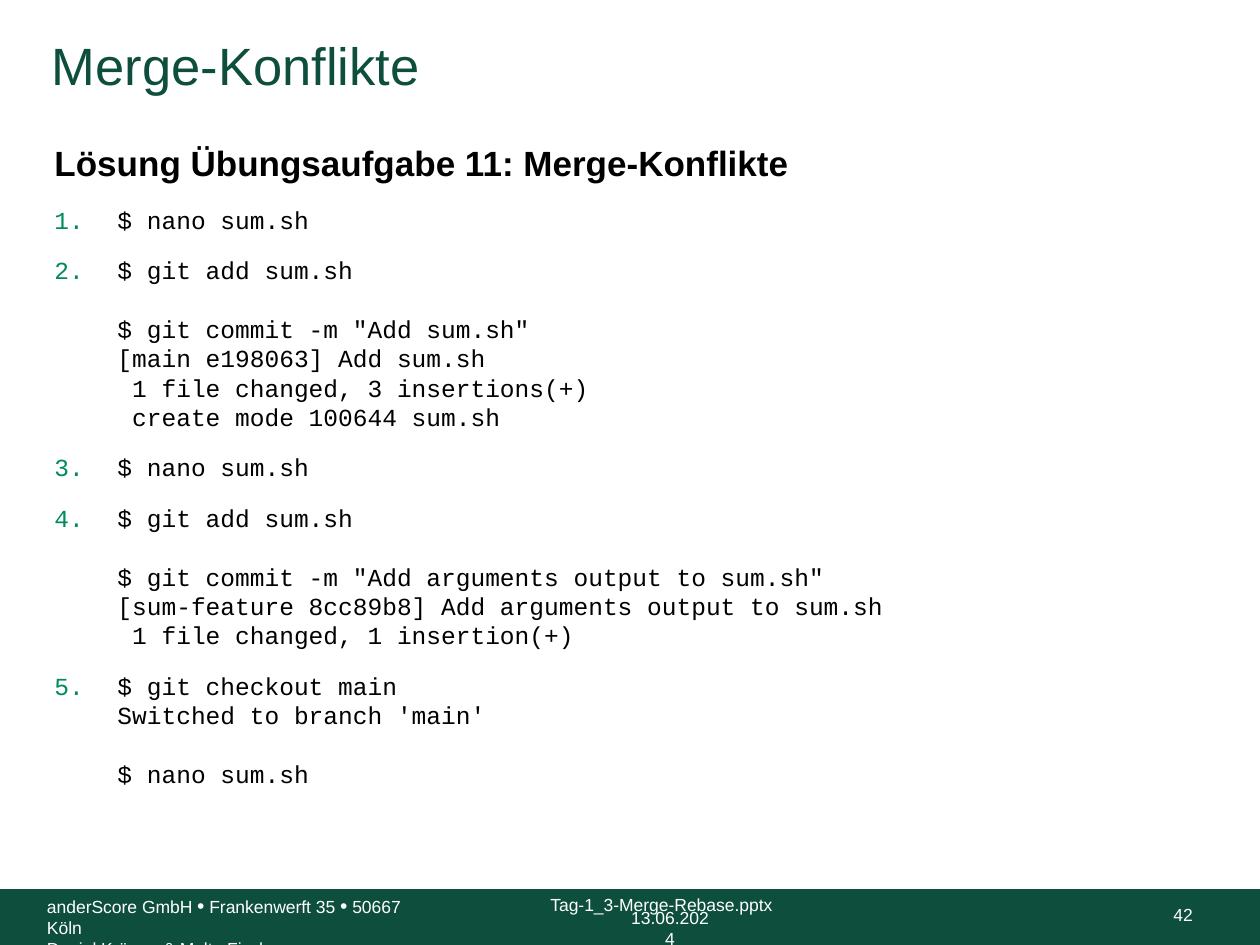
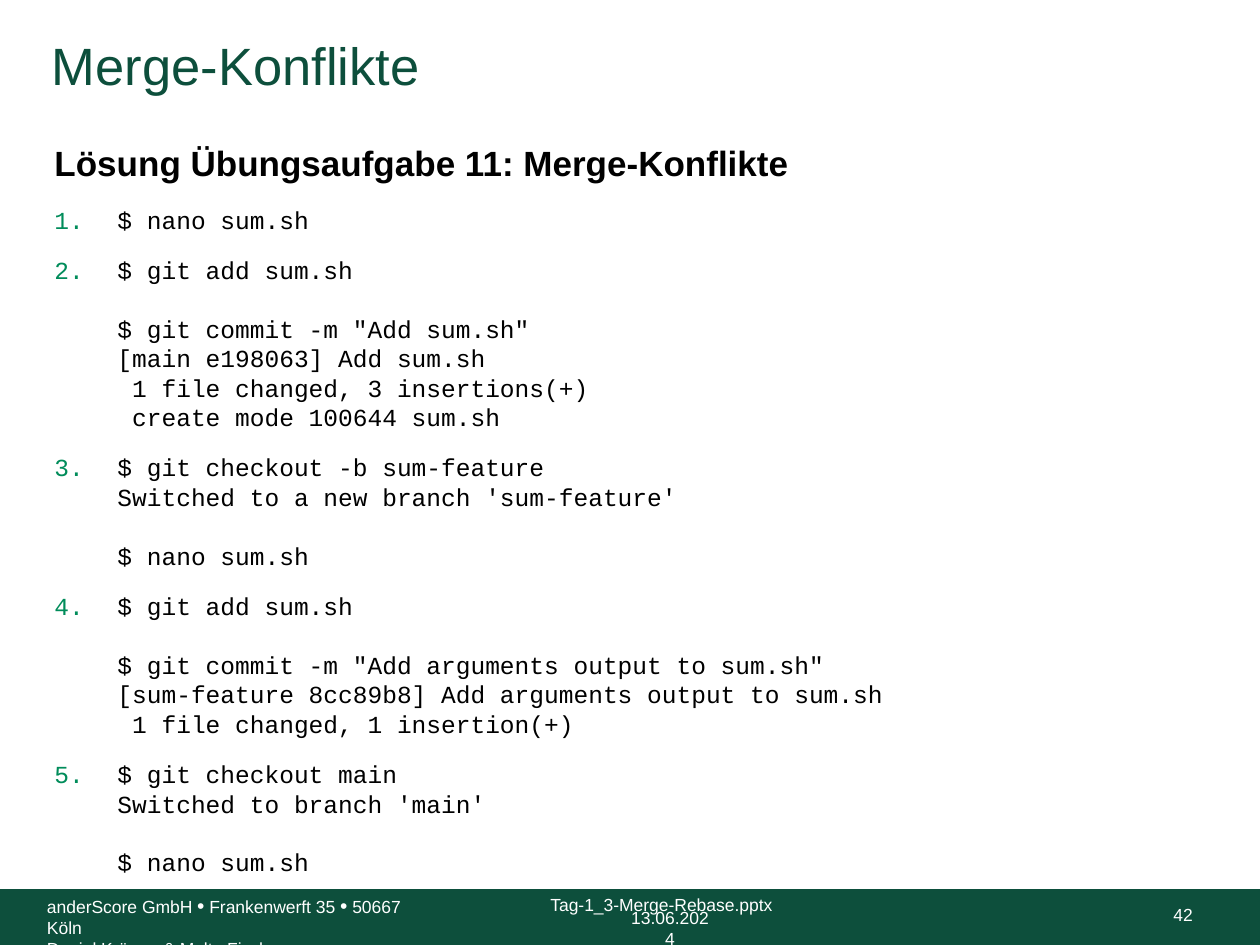
Before and after one commit to anderscore-gmbh/gitlab, a slide deck: slide 42 of slides/Tag-1_3-Merge-Rebase.pptx. Drawn at 1260x945 pixels with LibreOffice and Linux fonts; fonts in the diff are those of the drawing; background and template pictures are left out. Boxes give left, top, right and bottom in pixels: in the first picture for what was removed or moved away, otherwise in the second. Text is boxed around its words. In the diff, an @@ line names an element or a change of style, - is before the commit and + after.

```diff
--- a/slides/Tag-1_3-Merge-Rebase.pptx
+++ b/slides/Tag-1_3-Merge-Rebase.pptx
@@ text at bbox=[117, 459, 676, 566]: text changed @@
-3. $ nano sum.sh
+3. $ git checkout -b sum-feature
+   Switched to a new branch 'sum-feature'
+   $ nano sum.sh
```
Also in this commit, not shown: 1 other slide changed, 1 other file.
